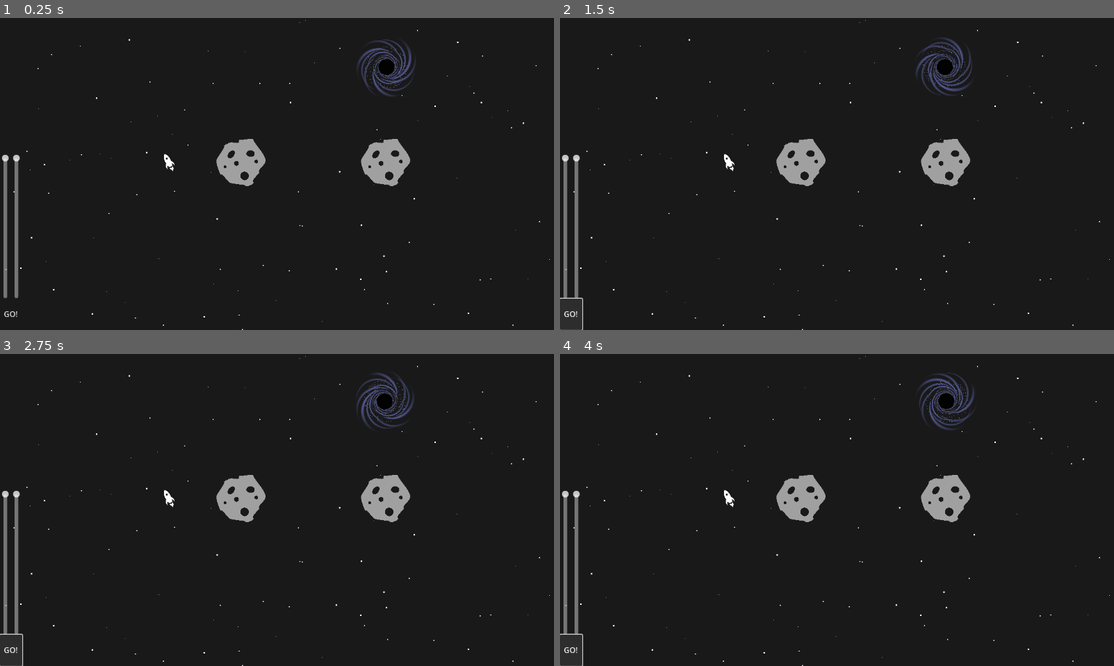
Above: before the commit, frames 1-4 (two rows, left to right).
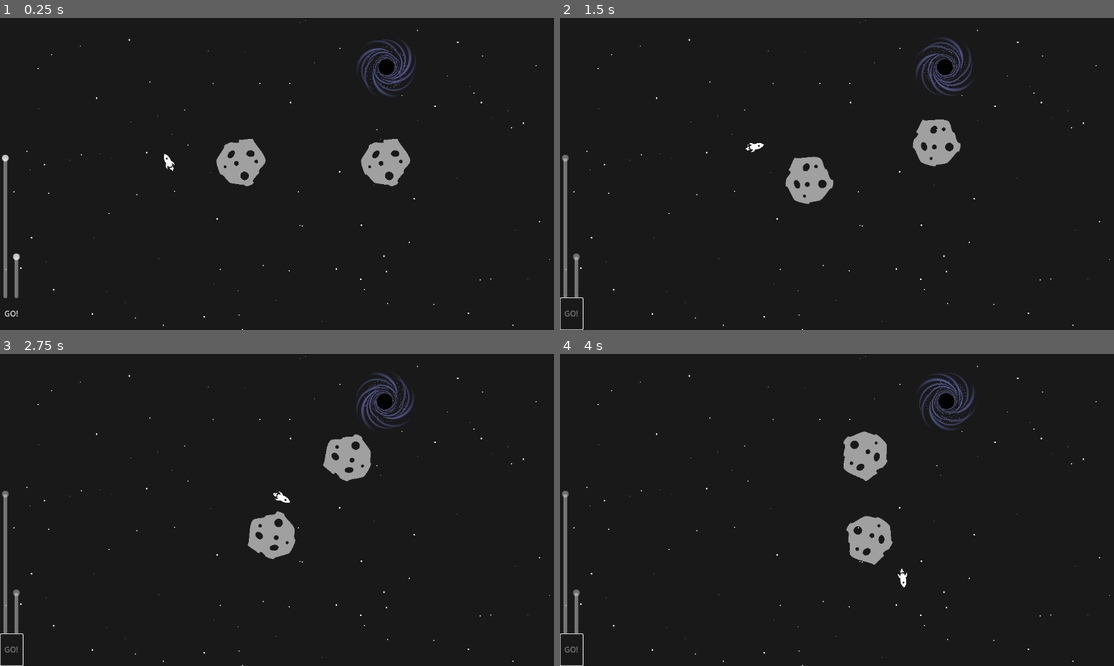
Above: after the commit, the same moments.

Repository: SuvegesMarton/aimtheship
Game: Godot game, scene res://scenes/level_manager.tscn
Same seed, same stepped clock (60 frames per second), same inputs: the game is played once before the commit and once after it.
Inputs (mouse positions are in pixels of both pictures, inside the frame that each line leads up to):
- Up to frame 1 (0.25 s): no input
- Up to frame 2 (1.5 s): click "GO!" at 0.5 s; click (571, 314) at 1.25 s, where only the run before the commit has a clickable "GO!"
- Up to frame 3 (2.75 s): click (11, 650) at 2 s, where only the run before the commit has a clickable "GO!"
- Up to frame 4 (4 s): no input

The runs differ from the first frame. In frame 1, 0.3% of the frame differs, in the area x 0-4%, y 43-96%; in frame 2, 2.7%; in frame 3, 4.0%, in the area x 0-75%, y 25-100%; in frame 4, 4.0%.

Commit message:
connected button press to simulation start

Diff:
--- a/scenes/level_start_ui.tscn
+++ b/scenes/level_start_ui.tscn
@@ -10,6 +10,7 @@
 [node name="speed" parent="." instance=ExtResource("1_mhc3f")]
 
 [node name="direction" parent="." instance=ExtResource("1_mhc3f")]
+max_value = 360.0
 
 [node name="go_button" type="Button" parent="."]
 offset_right = 8.0
--- a/scripts/go_button.gd
+++ b/scripts/go_button.gd
@@ -1,12 +1,16 @@
 extends Button
 
+signal go_button_pressed
 
 # Called when the node enters the scene tree for the first time.
 func _ready() -> void:
-	#scale = Vector2(1,1)
 	custom_minimum_size = Vector2(get_viewport().size.x/25,get_viewport().size.y*0.1)
-	#value = 50.0
+	connect("pressed",_on_button_pressed)
+
 
 # Called every frame. 'delta' is the elapsed time since the previous frame.
 func _process(_delta: float) -> void:
 	pass
+
+func _on_button_pressed():
+	emit_signal("go_button_pressed")
--- a/scripts/level_start_ui.gd
+++ b/scripts/level_start_ui.gd
@@ -6,11 +6,21 @@
 func _ready() -> void:
 	$speed.position = Vector2(0, 0)
 	$direction.position = Vector2(get_viewport().size.x/50, 0)
-	$go_button.position = Vector2(0, get_viewport().size.y*0.9)
+	$go_button.position = Vector2(1, get_viewport().size.y*0.9-1)
+
+	$go_button.connect("go_button_pressed", _start_simulation)
+
 # Called every frame. 'delta' is the elapsed time since the previous frame.
 func _process(_delta: float) -> void:
 	pass
 
+func _start_simulation():
+	print("hahaha")
+	values_under_configuration=false
+	$speed.editable=false
+	$direction.editable=false
+	$go_button.disabled=true
+
 
 func get_values():
 	return [$speed.get_val(), $direction.get_val()]
--- a/scripts/rocket.gd
+++ b/scripts/rocket.gd
@@ -15,5 +15,5 @@
 	update_velocity(delta)
 
 func set_speed_and_dir(speed: float, dir: float) -> void:
-	print(speed, dir)
+	#print(speed, dir)
 	pass
